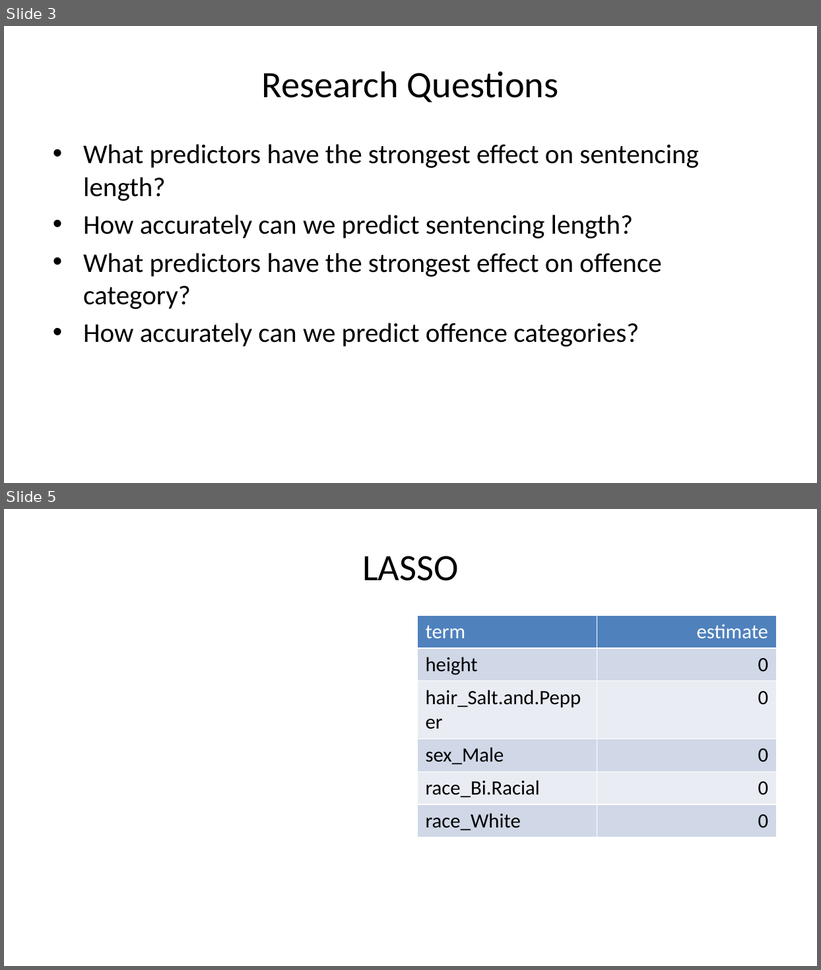
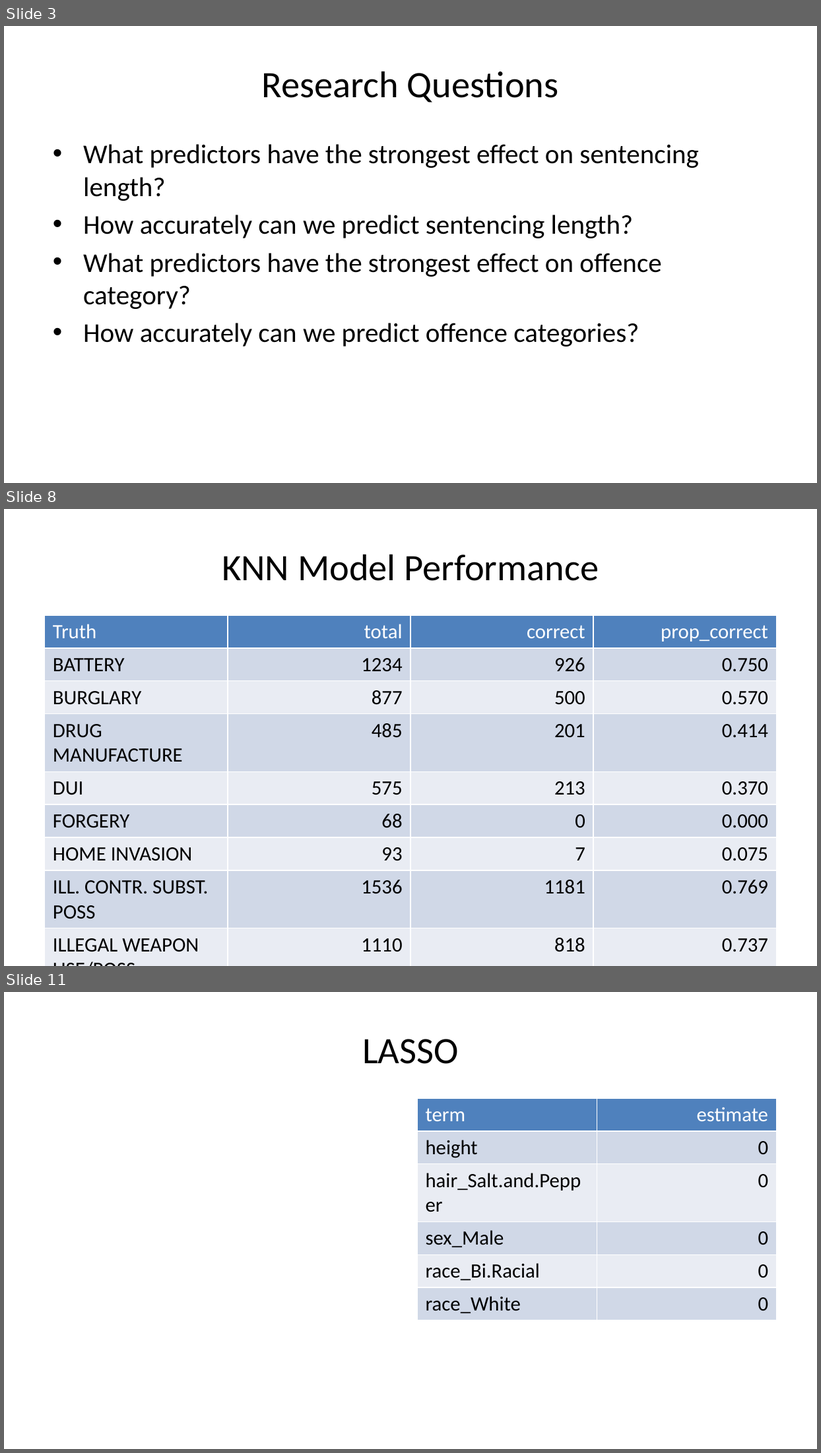
Before and after one commit to dsci445-csu/project-5, a slide deck: Presentation/Presentation.pptx. Shown one above the other, each under a label of ours: slides 3 and 5 before the commit, slides 3, 8 and 11 after it; the slides between them are not shown. The pictures are 821x970 and 821x1453 pixels, drawn with LibreOffice and Linux fonts; fonts in the diff are those of the drawing. Boxes give left, top, right and bottom in pixels: in the first picture for what was removed or moved away, otherwise in the second. Text is boxed around its words. In the diff, an @@ line names an element or a change of style, - is before the commit and + after.

```diff
--- a/Presentation/Presentation.pptx
+++ b/Presentation/Presentation.pptx
@@ slide 8 added at (4,509,817,966), background #FFFFFF @@
@@ title added at (222,554,599,581), 33 pt, text #000000 @@
+KNN Model Performance
@@ table added at (45,615,776,955), 10 rows, 4 columns @@
+Truth | total | correct | prop_correct
+BATTERY | 1234 | 926 | 0.750
+BURGLARY | 877 | 500 | 0.570
+DRUG MANUFACTURE | 485 | 201 | 0.414
+DUI | 575 | 213 | 0.370
+FORGERY | 68 | 0 | 0.000
+HOME INVASION | 93 | 7 | 0.075
+ILL. CONTR. SUBST. POSS | 1536 | 1181 | 0.769
+ILLEGAL WEAPON USE/POSS | 1110 | 818 | 0.737
+ILLEGAL/CHILD PORN | 51 | 0 | 0.000
@@ what was slide 5 is now slide 11 @@
```
Also in this commit, not shown: 6 other slides added, 1 slide removed, 3 other files.
